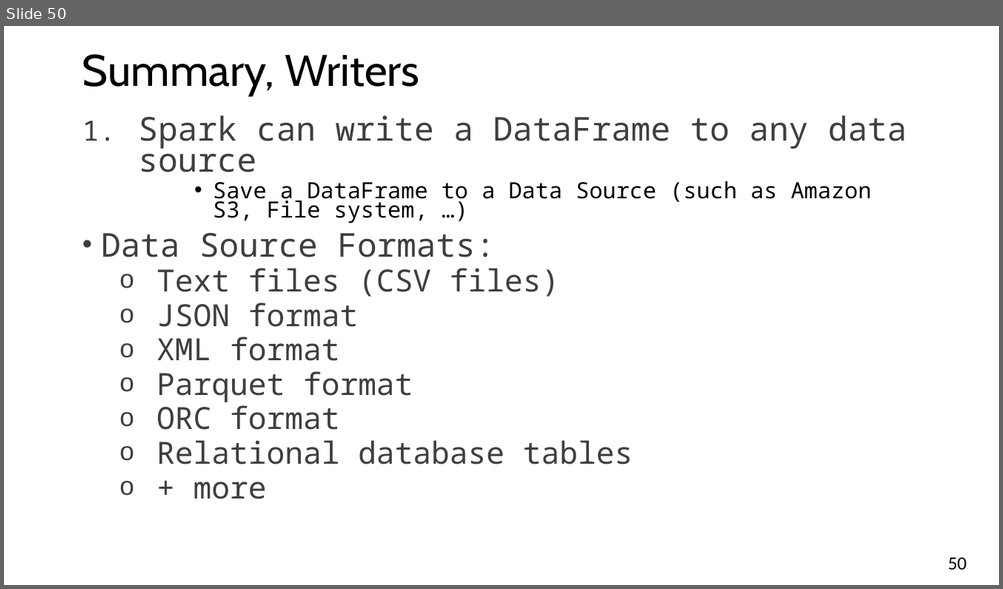
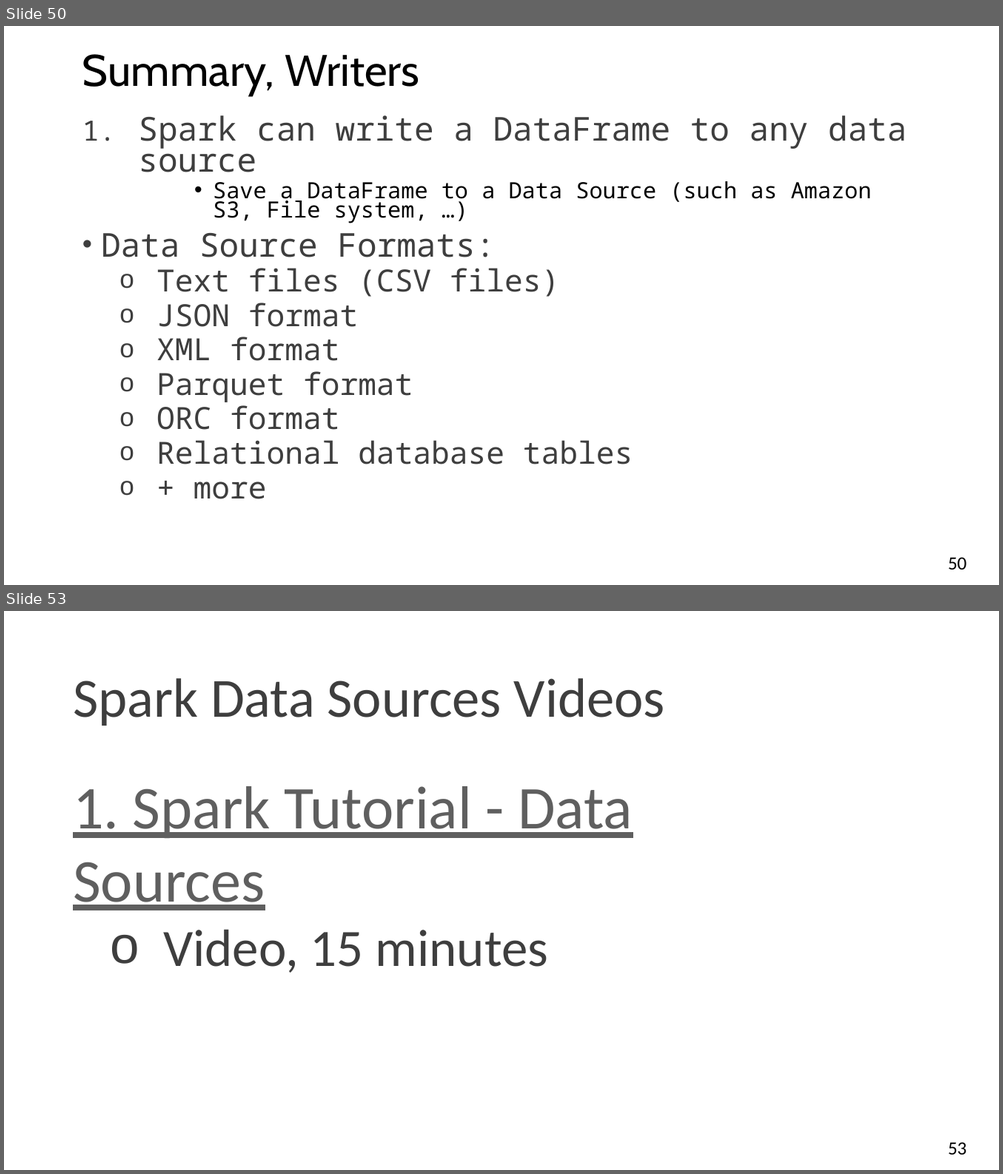
Before and after one commit to mahmoudparsian/big-data-modeling, a slide deck: slides/spark/pyspark/dataframes_slides/Lecture_Notes/10.external_data_sources_in_spark.pptx. Shown one above the other, each under a label of ours: slide 50 before the commit, slides 50 and 53 after it; the slides between them are not shown. The pictures are 1003x589 and 1003x1174 pixels, drawn with LibreOffice and Linux fonts; fonts in the diff are those of the drawing; background and template pictures are left out. Boxes give left, top, right and bottom in pixels: in the first picture for what was removed or moved away, otherwise in the second. Text is boxed around its words. In the diff, an @@ line names an element or a change of style, - is before the commit and + after.

```diff
--- a/slides/spark/pyspark/dataframes_slides/Lecture_Notes/10.external_data_sources_in_spark.pptx
+++ b/slides/spark/pyspark/dataframes_slides/Lecture_Notes/10.external_data_sources_in_spark.pptx
@@ slide 53 added at (x1=4, y1=611, x2=999, y2=1170), background #FFFFFF @@
@@ text added at (x1=73, y1=678, x2=665, y2=973), 44 pt, text #3E3E3E @@
+Spark Data Sources Videos
+1. Spark Tutorial - Data Sources
+  o Video, 15 minutes
@@ page number added at (x1=948, y1=1142, x2=966, y2=1155), 13.5 pt, text #000000 @@
+53
```
Also in this commit, not shown: 2 other slides added, 1 other file.
